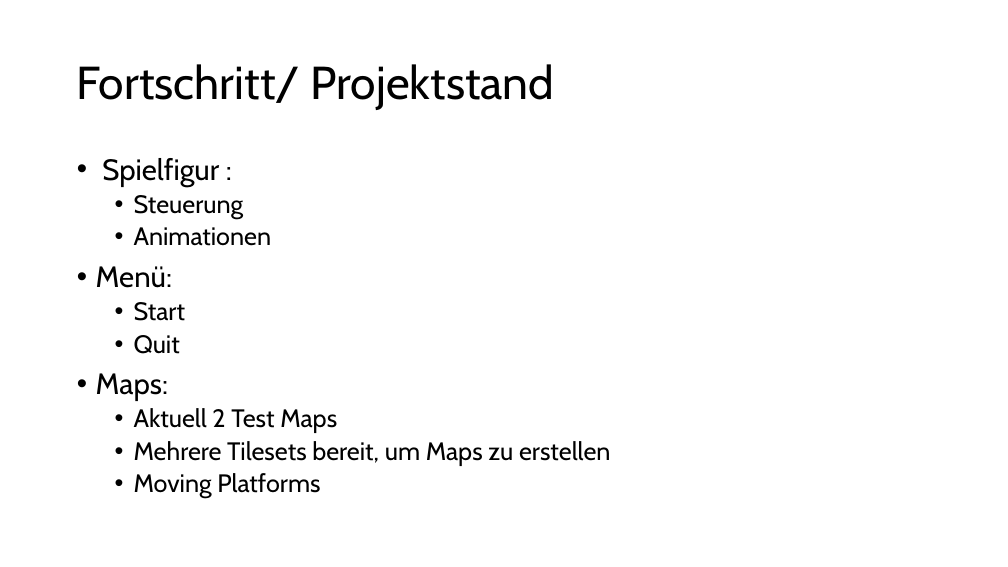
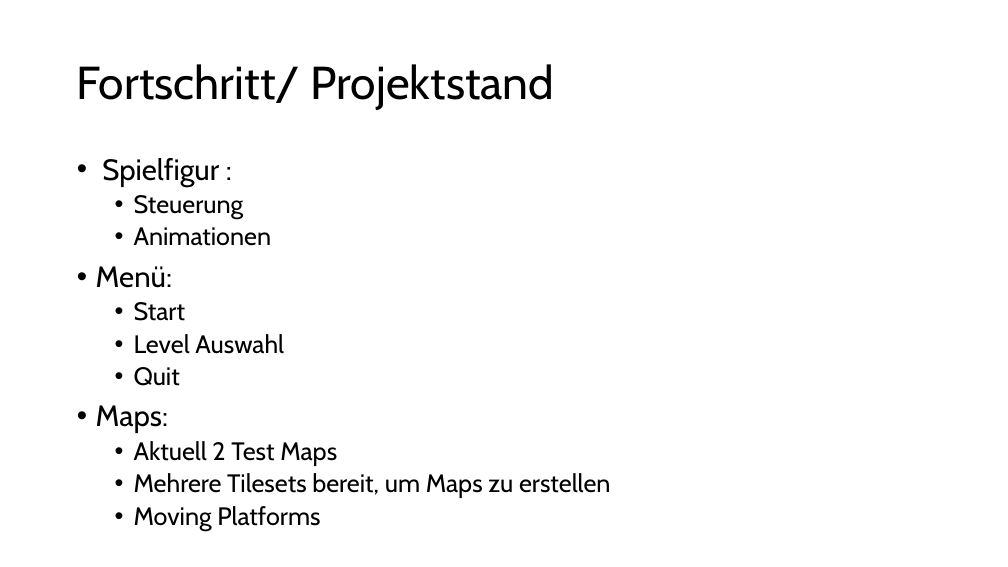
Before and after one commit to Grim-Reaperr/RotS, a slide deck: slide 4 of Projektdokumentation/ZwischenPresentation.pptx. Drawn at 1008x567 pixels with LibreOffice and Linux fonts; fonts in the diff are those of the drawing. Boxes give left, top, right and bottom in pixels: in the first picture for what was removed or moved away, otherwise in the second. Text is boxed around its words. In the diff, an @@ line names an element or a change of style, - is before the commit and + after.

```diff
--- a/Projektdokumentation/ZwischenPresentation.pptx
+++ b/Projektdokumentation/ZwischenPresentation.pptx
@@ text at [134, 334, 284, 354]: paragraph added @@
+  • Level Auswahl
```
Also in this commit, not shown: 2 other slides changed.
